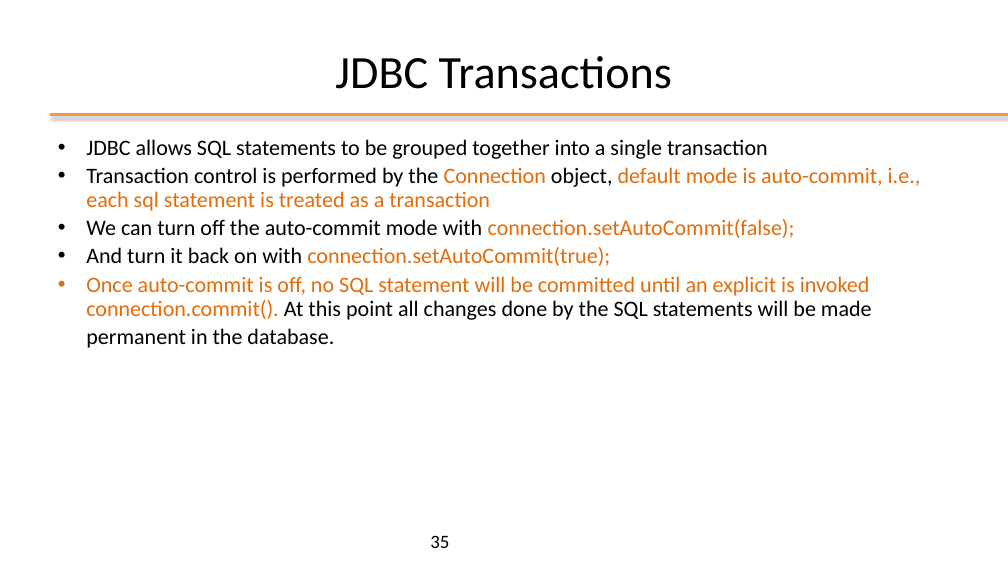
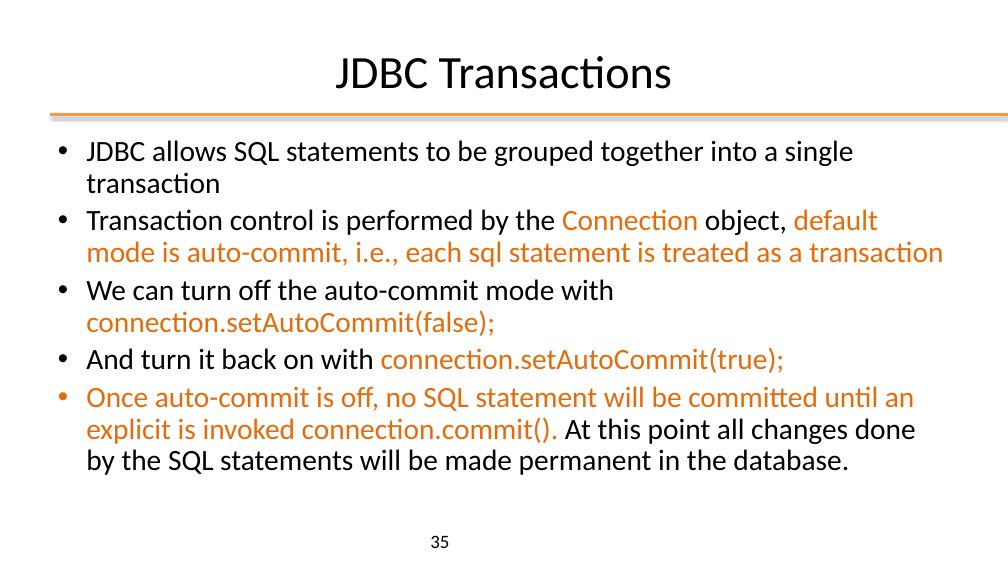
Before and after one commit to plctechnician/ooprogramming, a slide deck: slide 35 of java/slides/ppt/10 - Java Data Access (JDBC).pptx. Drawn at 1008x567 pixels with LibreOffice and Linux fonts; fonts in the diff are those of the drawing; background and template pictures are left out. Boxes give left, top, right and bottom in pixels: in the first picture for what was removed or moved away, otherwise in the second. Text is boxed around its words. In the diff, an @@ line names an element or a change of style, - is before the commit and + after.

```diff
--- a/java/slides/ppt/10 - Java Data Access (JDBC).pptx
+++ b/java/slides/ppt/10 - Java Data Access (JDBC).pptx
@@ text "JDBC allows SQL statements to ..." at [86,140,943,475]: size 21 to 28 pt; more space between paragraphs @@
```
Also in this commit, not shown: 4 other slides changed, 2 other files.
